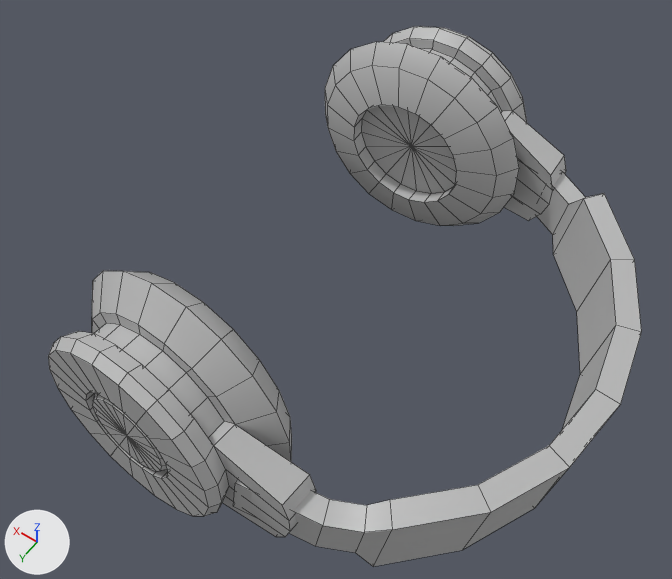
Renders of the FBX model Content/MainContent/Mesh/Headphones.fbx from each side of a commit.
One viewpoint serves both versions: a 50 mm camera at (-0.299, 0.55, 0.802) aimed at (0.064, 0.042, 0.004). Lighting does not change. The marker at lower left points along +X, +Y and +Z. Mesh edges are drawn as thin lines. Where no turn or scale is listed for an object, it has been applied to the vertices.

Before the edit, the objects in view are built like this:
```python
me_mesh = bpy.data.meshes.new('Mesh')
me_mesh.from_pydata(...)  # 584 vertices, 618 faces; spans x -0.254..0.254, y -0.308..0.308, z -0.137..0.137
me_mesh.materials.append(mat_lambert1)  # grey #bcbcbc
ob_polysurface41 = bpy.data.objects.new('polySurface41', me_mesh)
ob_polysurface41.location = (0.006, 0.002, -0.002)
```
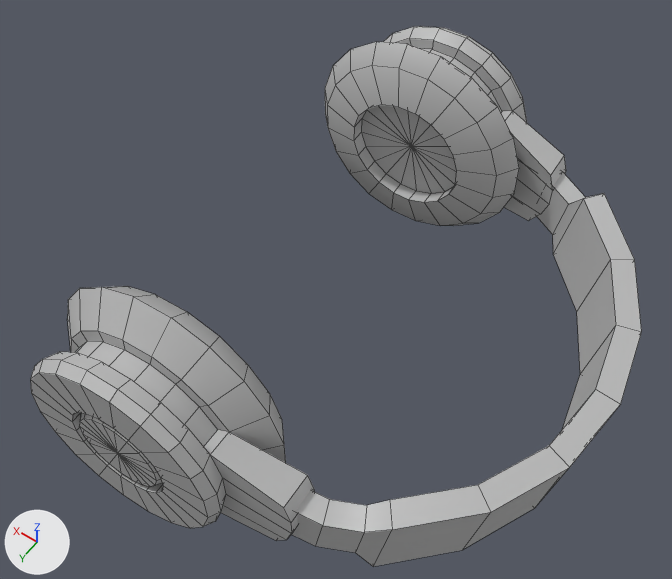
The newer file is also turned or shifted as a whole; pictures and numbers use the older file's frame.

Boxes (x1, y1, x2, y2) around the edits, measured in the pictures (672 x 579 px; the box of a moved part takes in the faces that stretch with it):
```json
{"object": "polySurface41", "change": "reshaped", "before": [48, 26, 641, 566], "after": [30, 26, 641, 566]}
{"part": 1, "of": "me_mesh", "change": "moved or reshaped", "before": [48, 271, 316, 537], "after": [30, 286, 315, 540]}
```

The change, as JSON lines over the scene's bpy script:
```json
{"op": "add", "block": "mat_head_band_part", "code": ["mat_head_band_part = principled_material('Head_Band_Part')", "mat_head_band_part.base_color = (0.5, 0.5, 0.5)  # grey #bcbcbc"]}
{"op": "add", "block": "mat_middle", "code": ["mat_middle = principled_material('Middle')", "mat_middle.base_color = (0.5, 0.5, 0.5)  # grey #bcbcbc"]}
{"op": "add", "block": "mat_connection_part", "code": ["mat_connection_part = principled_material('Connection_Part')", "mat_connection_part.base_color = (0.5, 0.5, 0.5)  # grey #bcbcbc"]}
{"op": "add", "block": "mat_ear", "code": ["mat_ear = principled_material('Ear')", "mat_ear.base_color = (0.5, 0.5, 0.5)  # grey #bcbcbc"]}
{"block": "me_mesh", "where": "me_mesh.from_pydata(...)  # 584 vertices, 618 faces; spans x -0.254..0.254, y -0.308..0.308, z -0.137..0.137"}
{"block": "me_mesh", "where": "# used by ob_polysurface41; location = (0.006, 0.002, -0.002)"}
{"block": "me_mesh", "change": "me_mesh part 1: the loose piece of 266 vertices spanning x -0.061..0.254, y 0.18..0.308, z -0.137..0.137 is turned 5.9 degrees about the z axis through its middle, then moved by (0.0, 0.017, 0.0)"}
{"op": "add", "block": "me_mesh", "code": "me_mesh.materials.append(mat_middle)  # grey #bcbcbc"}
{"op": "add", "block": "me_mesh", "code": "me_mesh.materials.append(mat_ear)  # grey #bcbcbc"}
{"op": "add", "block": "me_mesh", "code": "me_mesh.materials.append(mat_connection_part)  # grey #bcbcbc"}
{"op": "add", "block": "me_mesh", "code": "me_mesh.materials.append(mat_head_band_part)  # grey #bcbcbc"}
```
